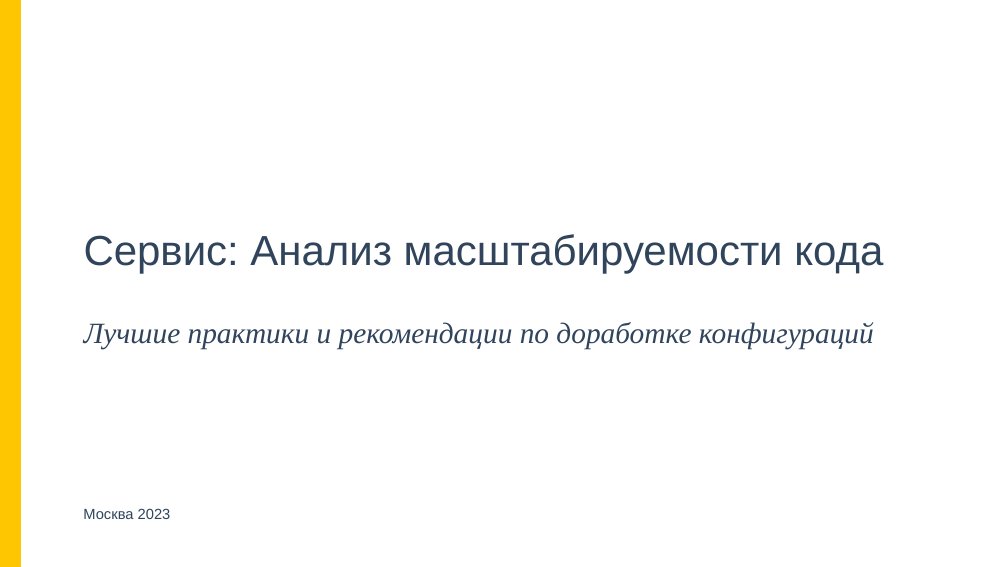
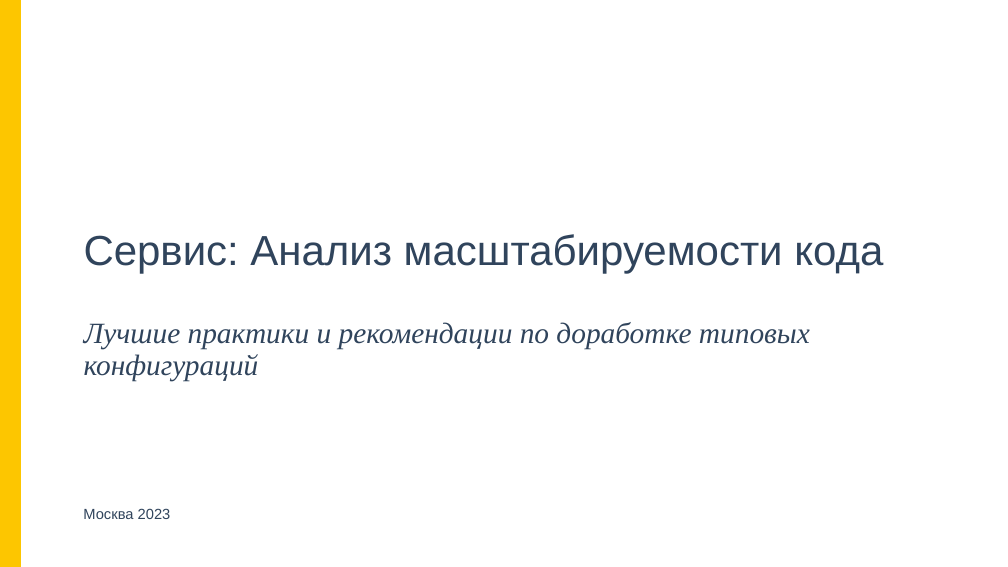
Before and after one commit to mbalyukin/prem_kr_masht01, a slide deck: slide 1 of Масштабируемость кода.pptx. Drawn at 1008x567 pixels with LibreOffice and Linux fonts; fonts in the diff are those of the drawing; background and template pictures are left out. Boxes give left, top, right and bottom in pixels: in the first picture for what was removed or moved away, otherwise in the second. Text is boxed around its words. In the diff, an @@ line names an element or a change of style, - is before the commit and + after.

```diff
--- a/Масштабируемость кода.pptx
+++ b/Масштабируемость кода.pptx
@@ text at box(84, 322, 810, 381): text changed @@
-Лучшие практики и рекомендации по доработке конфигураций
+Лучшие практики и рекомендации по доработке типовых конфигураций
```
Also in this commit, not shown: 1 other slide changed, 4 slides added.
